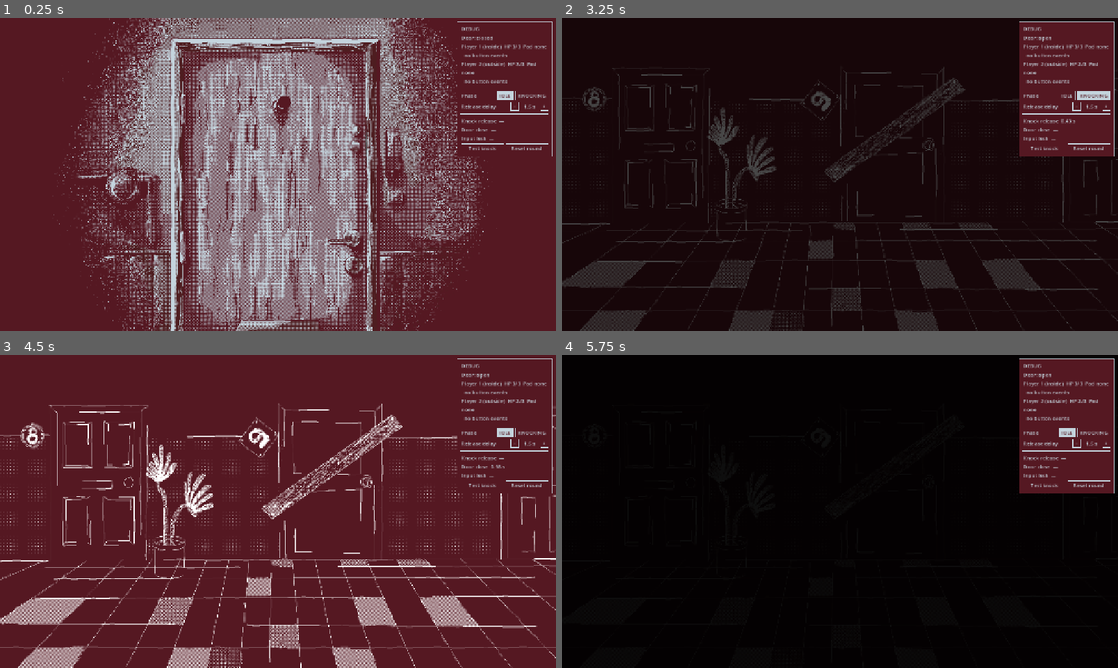
Above: before the commit, frames 1-4 (two rows, left to right).
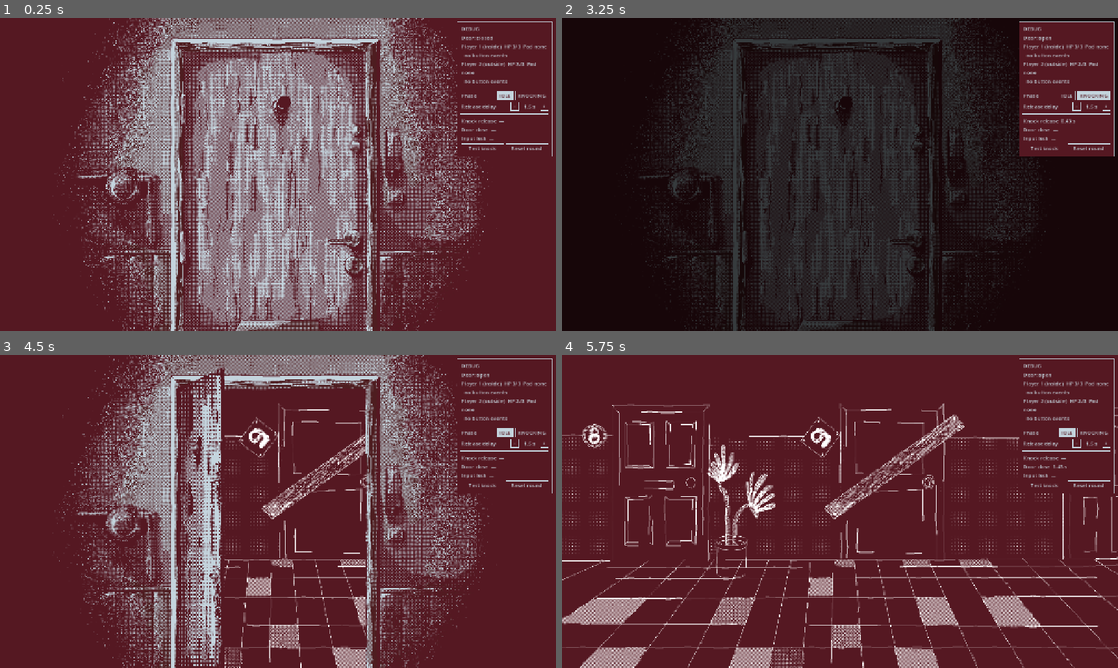
Above: after the commit, the same moments.

Repository: lvntszcs/hunjam26
Game: Godot game, scene res://scenes/main.tscn
The game is run twice, just before and just after one commit, with the same random seed, the same clock (stepped at 60 frames per second) and the same inputs.
Inputs:
- Up to frame 1 (0.25 s): no input
- Up to frame 2 (3.25 s): tap Enter at 0.5 s; tap W (approach) at 0.6 s; hold S (step_back) 1.28-2.03 s; tap Shift (approach_doorknob) at 1.35 s; tap K (knock) at 2.1 s; tap Space (open_door) at 2.85 s
- Up to frame 3 (4.5 s): hold S (step_back) from 3.53 s (still down); tap 1 (place_prank) at 3.6 s; tap W (approach) at 4.35 s
- Up to frame 4 (5.75 s): keep holding S (step_back); tap Shift (approach_doorknob) at 5.1 s

The runs differ from the first frame. In frame 1, less than 0.1% of the frame differs, in the area x 65-66%, y 36-44%; in frame 2, 30%; in frame 3, 30%; in frame 4, 93%, in the area x 0-100%, y 0-100%.

Commit message:
Open the door in three phases with the corridor visible behind it
The door now goes closed -> half open -> fully open before we step out
into the corridor view; when opening from the knob close-up the half-open
phase is skipped. A RoomCorridor image behind the wall shows through the
doorway while it is open, and the camera returns to the room view first
so the opening is visible.

Co-Authored-By: Claude Opus 5.5 <noreply@anthropic.com>

Diff:
--- a/scenes/main.tscn
+++ b/scenes/main.tscn
@@ -20,6 +20,8 @@
 [ext_resource type="Script" uid="uid://r6swcrjwau1p" path="res://scripts/player/input_profile.gd" id="16_profile"]
 [ext_resource type="Script" uid="uid://ced6clvkhamtf" path="res://scripts/post_fx.gd" id="17_postfx"]
 [ext_resource type="Shader" uid="uid://b2eeeyq2soeyy" path="res://shaders/pixel_wobble.gdshader" id="18_wobble"]
+[ext_resource type="Texture2D" uid="uid://dqyxo02hwnium" path="res://assets/door_02.png" id="17_door_half"]
+[ext_resource type="Texture2D" uid="uid://cslkusniy4l7m" path="res://assets/door_03.png" id="18_door_open"]
 
 [sub_resource type="ShaderMaterial" id="ShaderMaterial_272bh"]
 shader = ExtResource("3_272bh")
@@ -66,6 +68,16 @@
 outside_role = NodePath("Roles/OutsideRole")
 players = [NodePath("Players/Player1"), NodePath("Players/Player2")]
 
+[node name="RoomCorridor" type="TextureRect" parent="."]
+layout_mode = 1
+anchors_preset = 15
+anchor_right = 1.0
+anchor_bottom = 1.0
+grow_horizontal = 2
+grow_vertical = 2
+texture = ExtResource("11_0ld40")
+expand_mode = 1
+
 [node name="Wall" type="TextureRect" parent="." unique_id=634147687]
 layout_mode = 1
 anchors_preset = 15
@@ -84,6 +96,7 @@
 grow_horizontal = 2
 grow_vertical = 0
 texture = ExtResource("3_dp3eg")
+expand_mode = 1
 script = ExtResource("2_h2yge")
 
 [node name="Hole" type="ColorRect" parent="." unique_id=221810347]
@@ -204,8 +217,12 @@
 color = Color(0, 0, 0, 1)
 script = ExtResource("10_fader")
 
-[node name="Doorway" type="Node" parent="." unique_id=606465438 node_paths=PackedStringArray("camera", "fader", "peephole_target", "peephole_view", "corridor_view", "prank", "doorknob_target")]
+[node name="Doorway" type="Node" parent="." unique_id=606465438 node_paths=PackedStringArray("camera", "fader", "peephole_target", "peephole_view", "corridor_view", "prank", "doorknob_target", "door")]
 script = ExtResource("11_doorway")
+door = NodePath("../Door")
+door_closed_texture = ExtResource("3_dp3eg")
+door_half_open_texture = ExtResource("17_door_half")
+door_open_texture = ExtResource("18_door_open")
 camera = NodePath("../Camera2D")
 fader = NodePath("../Fade/Black")
 peephole_target = NodePath("../Hole")
--- a/scripts/doorway.gd
+++ b/scripts/doorway.gd
@@ -20,6 +20,15 @@
 @export var corridor_view: CanvasLayer
 @export var prank: CanvasItem
 @export var doorknob_target: Control
+## The door picture; its texture switches between the three phases below.
+@export var door: TextureRect
+@export var door_closed_texture: Texture2D
+@export var door_half_open_texture: Texture2D
+@export var door_open_texture: Texture2D
+## Ennyi másodpercig áll félig nyitva az ajtó.
+@export var half_open_duration := 0.3
+## Ennyi másodpercig látszik a folyosó a nyitott ajtón át, mielőtt kimegyünk.
+@export var reveal_duration := 0.8
 
 @export var close_zoom := Vector2(10, 10)
 @export var close_zoom_knob := Vector2(2, 2)
@@ -52,11 +61,27 @@
 
 ## Opens the door; returns once the corridor is visible. The door then closes
 ## by itself after [member open_duration] and emits [signal closed].
-func open() -> void:
+## With [param skip_half_open] (hand already on the knob) the door goes
+## straight from closed to fully open.
+func open(skip_half_open := false) -> void:
 	is_open = true
 	opening.emit()
+	# Back to the room view first, so the opening door is actually visible.
+	if peephole_view.visible:
+		await fader.fade_to(1.0)
+		peephole_view.hide()
+		camera.snap_back()
+		await fader.fade_to(0.0)
+	elif camera.zoom != Vector2.ONE:
+		await camera.go_back().finished
+	# Closed -> (half open) -> open; the corridor shows through the opening...
+	if not skip_half_open:
+		door.texture = door_half_open_texture
+		await get_tree().create_timer(half_open_duration).timeout
+	door.texture = door_open_texture
+	await get_tree().create_timer(reveal_duration).timeout
+	# ...and only then do we step out.
 	await fader.fade_to(1.0)
-	peephole_view.hide()
 	corridor_view.show()
 	await fader.fade_to(0.0)
 	_close_after_delay()
@@ -77,6 +102,7 @@
 	await fader.fade_to(1.0)
 	corridor_view.hide()
 	prank.hide()  # nyitás után a csali resetel
+	door.texture = door_closed_texture
 	camera.snap_back()  # ha kukucskálásból nyitottunk, a kamera még ráközelített
 	await fader.fade_to(0.0)
 	is_open = false
--- a/scripts/roles/inside_role.gd
+++ b/scripts/roles/inside_role.gd
@@ -74,8 +74,9 @@
 
 
 func _open_door() -> void:
+	var from_knob := state == State.AT_KNOB  # kéz már a kilincsen: nincs félig nyitott fázis
 	state = State.MOVING
-	await doorway.open()
+	await doorway.open(from_knob)
 	state = State.OPEN
 	await doorway.closed  # az ajtó magától csukódik be
 	state = State.FAR
Binary file added: assets/door_02.png
Not shown, added: assets/door_02.png.import
Binary file added: assets/door_03.png
Not shown, added: assets/door_03.png.import
